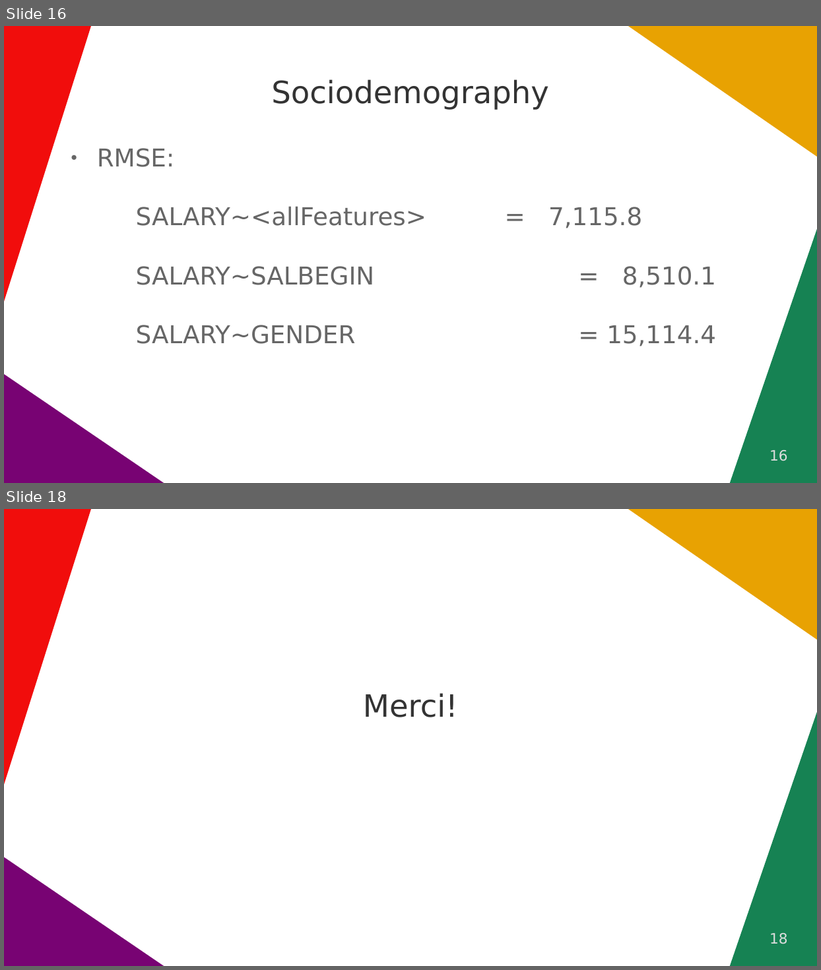
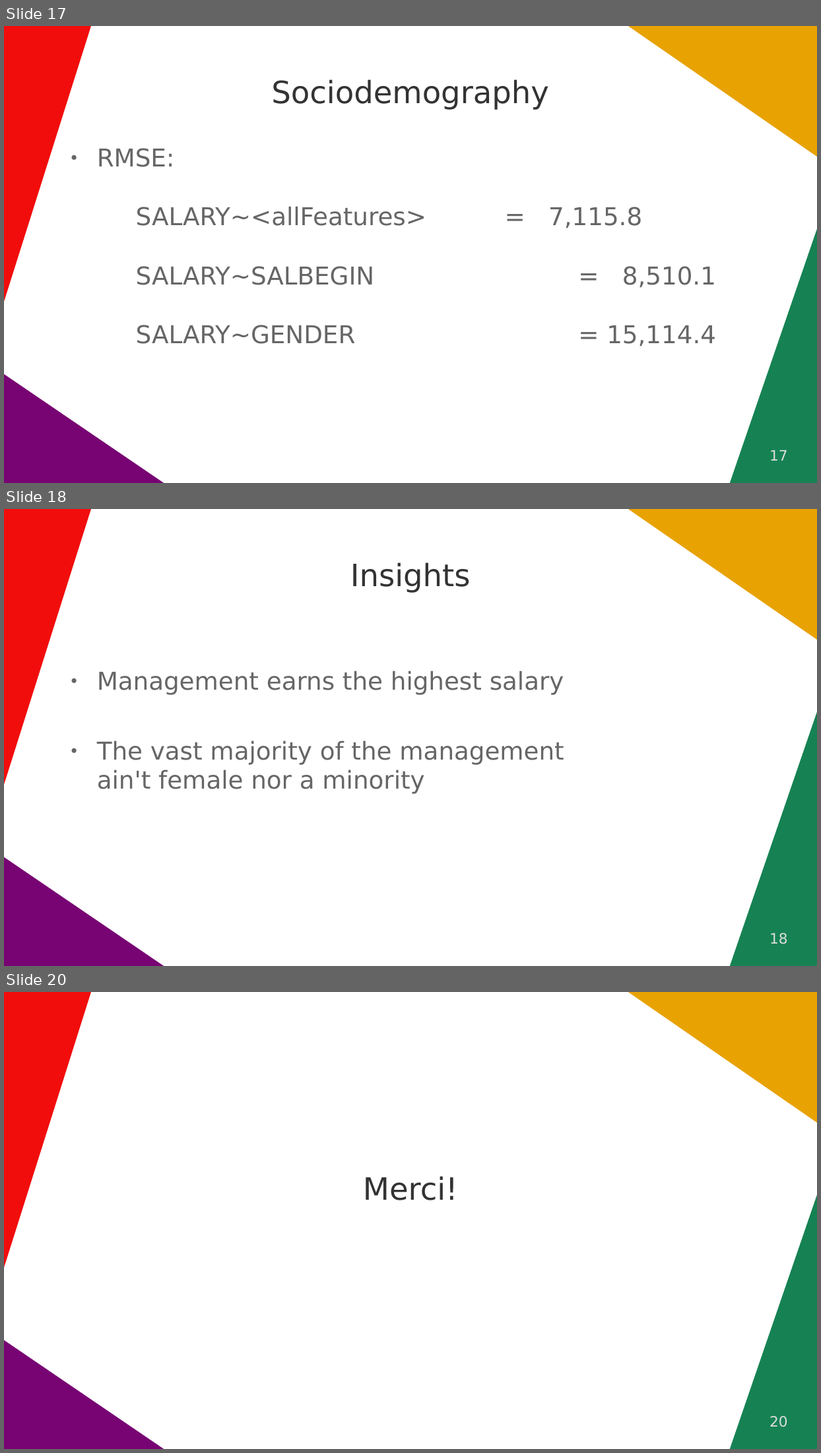
Before and after one commit to amStraszenrand/NeueFische_FirstProject_EDA, a slide deck: Presentation.odp. Shown one above the other, each under a label of ours: slides 16 and 18 before the commit, slides 17, 18 and 20 after it; the slides between them are not shown. The pictures are 821x970 and 821x1453 pixels, drawn with LibreOffice and Linux fonts; fonts in the diff are those of the drawing. Boxes give left, top, right and bottom in pixels: in the first picture for what was removed or moved away, otherwise in the second. Text is boxed around its words. In the diff, an @@ line names an element or a change of style, - is before the commit and + after.

```diff
--- a/Presentation.odp
+++ b/Presentation.odp
@@ slide 18 added at [4,509,817,966], background #FFFFFF; not listed: 4 template elements that a slide beside it also shows @@
@@ title added at [350,562,471,593], 30 pt, text #333333 @@
+Insights
@@ text added at [97,671,564,794], 24 pt, text #666666 @@
+● Management earns the highest salary
+● The vast majority of the management
+  ain't female nor a minority
@@ page number added at [770,933,788,945], 14 pt, text #DDDDDD @@
+18
@@ what was slide 16 is now slide 17 @@
@@ page number at [770,450,788,461]: text changed @@
-16
+17
@@ what was slide 18 is now slide 20 @@
@@ page number at [770,1416,788,1428]: text changed @@
-18
+20
```
Also in this commit, not shown: 2 slides changed, 1 other slide added, 2 other files.
